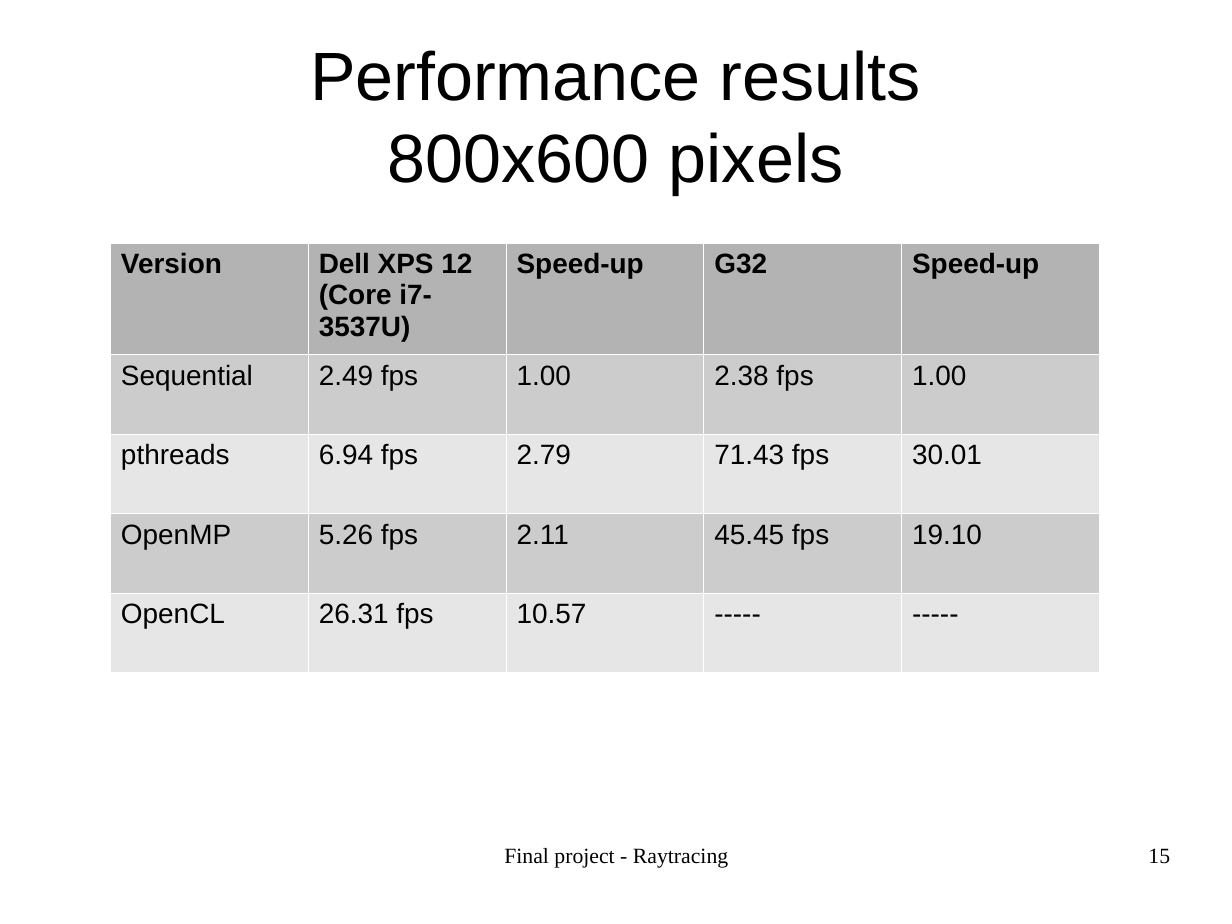
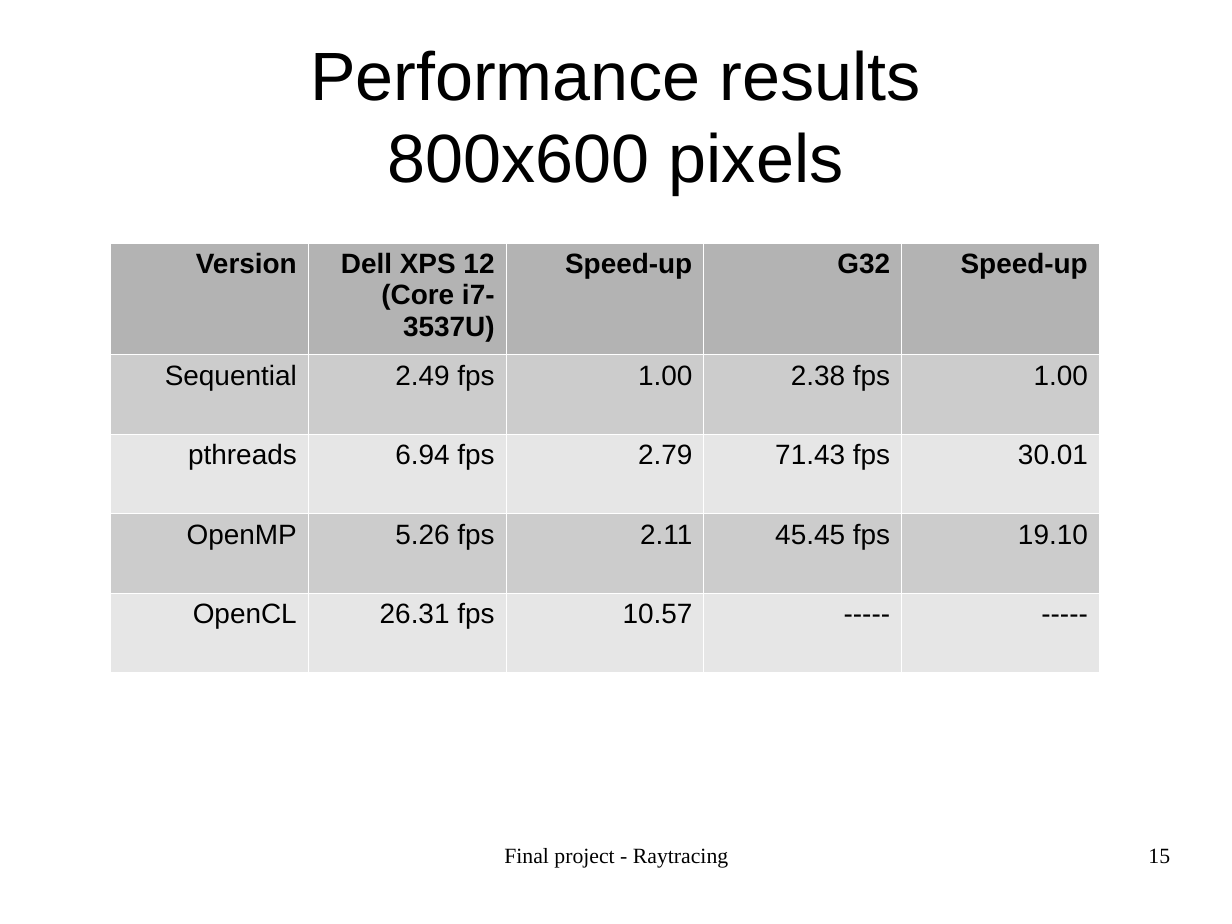
Before and after one commit to carstenbru/eece528_final, a slide deck: slide 15 of presentation/EECE528_project.odp. Drawn at 1232x924 pixels with LibreOffice and Linux fonts; fonts in the diff are those of the drawing. Boxes give left, top, right and bottom in pixels: in the first picture for what was removed or moved away, otherwise in the second. Text is boxed around its words. In the diff, an @@ line names an element or a change of style, - is before the commit and + after.

Commit message:
presentation table alignments

```diff
--- a/presentation/EECE528_project.odp
+++ b/presentation/EECE528_project.odp
@@ table at [110,243,1099,666] @@
@@ alignment left to right @@
```
